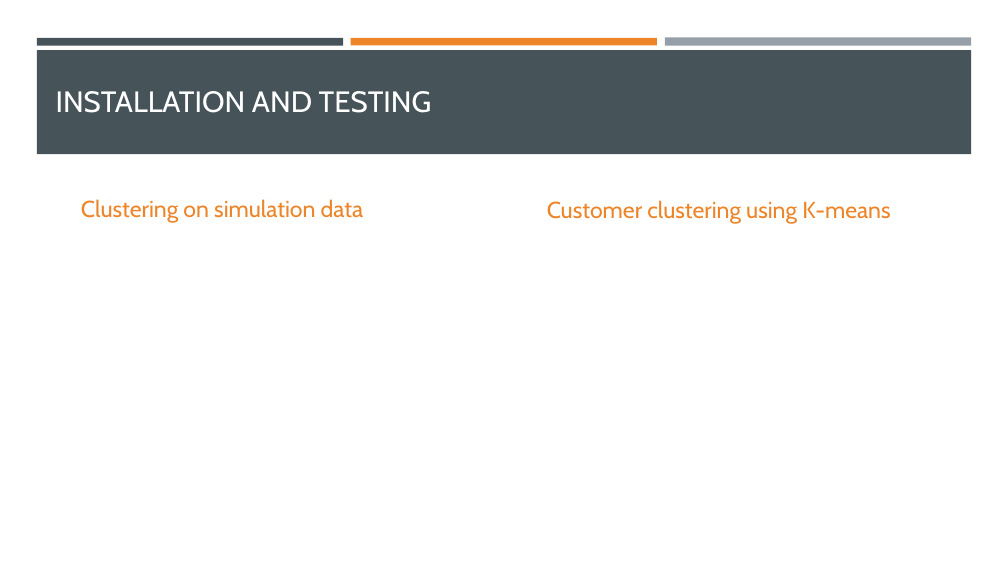
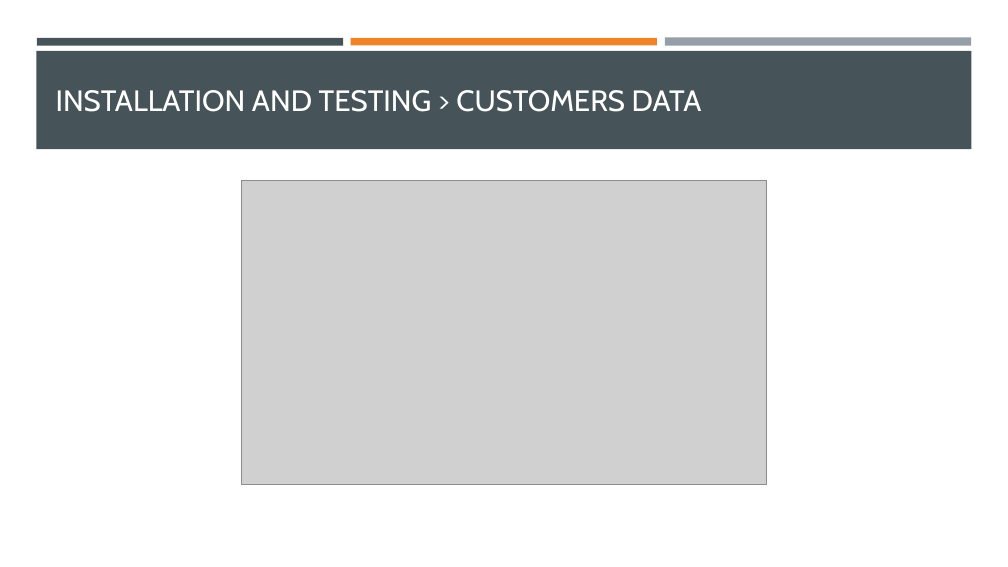
Before and after one commit to 1b0000mer/K-means-clustering, a slide deck: slide 14 of documents/Data clustering with k-means algorithm.pptx (slide 11 before the commit). Drawn at 1008x567 pixels with LibreOffice and Linux fonts; fonts in the diff are those of the drawing; grey boxes stand for pictures. Boxes give left, top, right and bottom in pixels: in the first picture for what was removed or moved away, otherwise in the second. Text is boxed around its words. In the diff, an @@ line names an element or a change of style, - is before the commit and + after.

```diff
--- a/documents/Data clustering with k-means algorithm.pptx
+++ b/documents/Data clustering with k-means algorithm.pptx
@@ rectangle: place and size @@
-rectangle at [37,50,972,154]
+rectangle at [36,51,972,149]
@@ title at [56,90,702,112]: text changed @@
-INSTALLATION AND TESTING
+INSTALLATION AND TESTING > CUSTOMERS DATA
@@ text removed at [81,199,363,223] @@
-Clustering on simulation data
@@ picture added at [241,181,767,485] @@
@@ text removed at [547,200,890,224] @@
-Customer clustering using K-means
```
Also in this commit, not shown: 9 other slides changed, 3 slides added, 23 other files.
